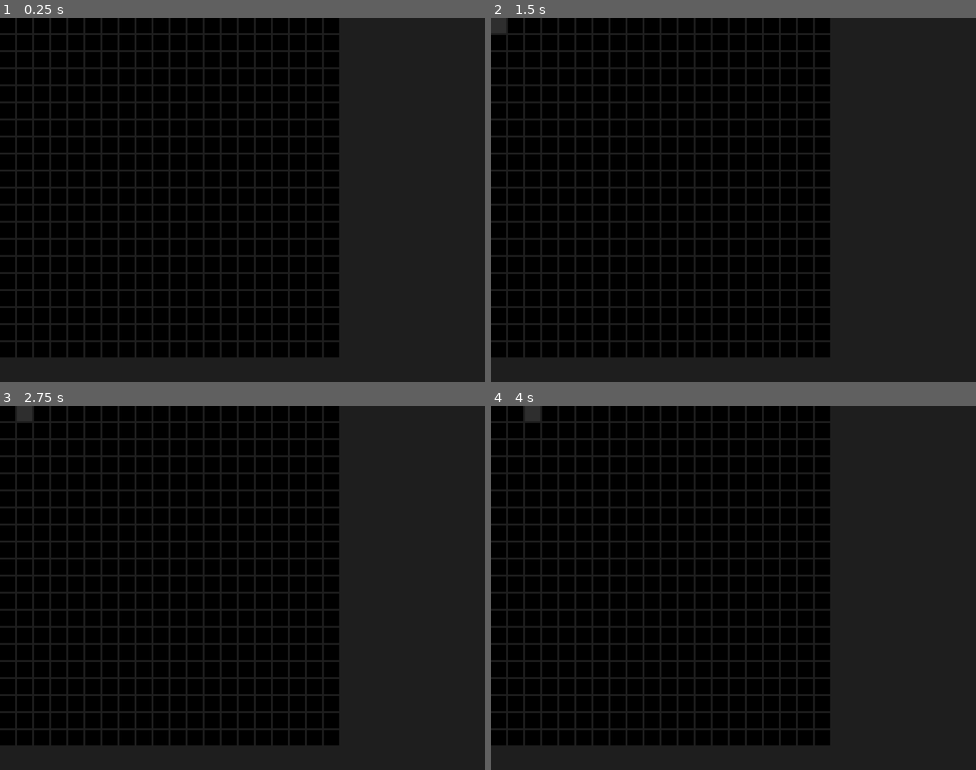
Above: before the commit, frames 1-4 (two rows, left to right).
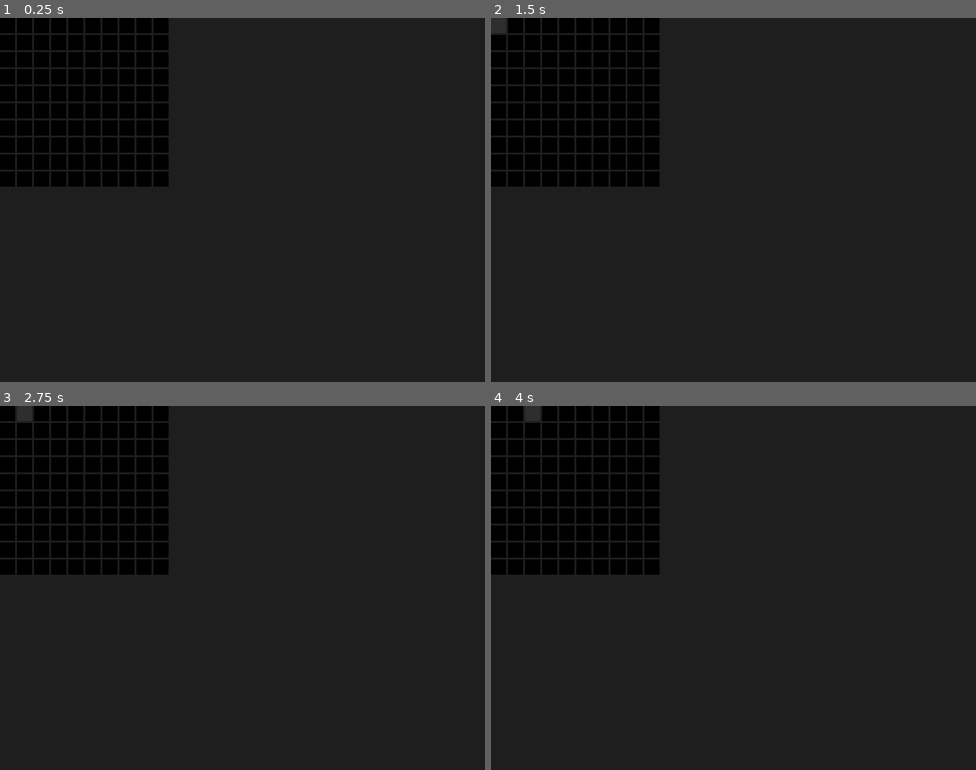
Above: after the commit, the same moments.

Repository: pdriggett/SecretPVP
Game: Godot game, scene res://scenes/main.tscn
Same seed, same stepped clock (60 frames per second), same inputs: the game is played once before the commit and once after it.
Inputs (mouse positions are in pixels of both pictures, inside the frame that each line leads up to):
- Up to frame 1 (0.25 s): no input
- Up to frame 2 (1.5 s): tap Enter at 0.5 s; move the mouse to (500, 25) at 0.52 s; click (500, 25) at 0.67 s; tap Space at 1.25 s; click (500, 25) at 1.42 s
- Up to frame 3 (2.75 s): tap Enter at 2 s; move the mouse to (24, 413) at 2.02 s; click (24, 413) at 2.17 s
- Up to frame 4 (4 s): tap Space at 2.75 s; click (515, 413) at 2.92 s; tap Enter at 3.5 s; move the mouse to (534, 413) at 3.52 s; click (534, 413) at 3.67 s

The runs differ from the first frame. In frame 1, 38% of the frame differs, in the area x 0-70%, y 0-94%; in frame 2, 38%; in frame 3, 38%; in frame 4, 38%.

Commit message:
Board mode and Cell signal connection
The Board now has a mode so we can process things properly based on the board mode / game state, its initial selections are in based on what I think we'll use to start.
The Board now connects to the cell pressed signal, so it knows when a specific cell has been clicked and can respond accordingly in the future.

Diff:
--- a/scenes/cell.tscn
+++ b/scenes/cell.tscn
@@ -27,6 +27,7 @@
 stretch_mode = 2
 
 [node name="over" type="ColorRect" parent="."]
+layout_mode = 0
 offset_right = 32.0
 offset_bottom = 32.0
 mouse_filter = 1
--- a/scripts/board.gd
+++ b/scripts/board.gd
@@ -1,12 +1,18 @@
 extends Control
+
+#We need to know what mode we are in so we know how the board should be behaving in that context, so we outline what those modes are
+enum BOARD_MODE { PLACEMENT, PLAYER_TURN, ENEMY_TURN }
+#We need to store what mode our board is in and we'll default it to the placement mode for now
+var mode = BOARD_MODE.PLACEMENT
 
 @export var grid: GridContainer
 
+#We store a preloaded reference to the Cell scene so we can easily instantiate it later
 var cellReference = preload("res://scenes/cell.tscn")
 
 # Called when the node enters the scene tree for the first time.
 func _ready() -> void:
-	reset(20,20)
+	reset(10,10)
 
 
 # Called every frame. 'delta' is the elapsed time since the previous frame.
@@ -18,10 +24,13 @@
 	if cellMax > grid.get_child_count():
 		var createCellCount = cellMax - grid.get_child_count()
 		while createCellCount:
-			print(createCellCount)
 			var newCell = cellReference.instantiate()
 			grid.add_child(newCell)
+			#We want to make sure we get the signal that a cell has been pressed so we can manage the result based on the game state
+			newCell.pressed.connect(cell_pressed.bind(newCell))
+			#Decrement the counter once we've created a new cell so we know when to stop
 			createCellCount -= 1
+
 	#we create a temporary cursor so we can track when we're past how many cells we should have and start deleting them
 	#var cursor: int = 0
 	#for cell in grid.get_children():
@@ -32,3 +41,6 @@
 	#		pass
 
 	grid.columns = columns
+
+func cell_pressed(cell) -> void:
+	print("Cell pressed signal received: " + cell.name)
--- a/scripts/cell.gd
+++ b/scripts/cell.gd
@@ -1,6 +1,8 @@
 extends Control
 
 @export var over: ColorRect = null
+
+signal pressed
 
 # Called when the node enters the scene tree for the first time.
 func _ready() -> void:
@@ -23,4 +25,4 @@
 func _on_gui_input(event: InputEvent) -> void:
 	if event is InputEventMouseButton and event.pressed:
 		if event.button_index == MOUSE_BUTTON_LEFT:
-			print("Cell Clicked")
+			pressed.emit()
